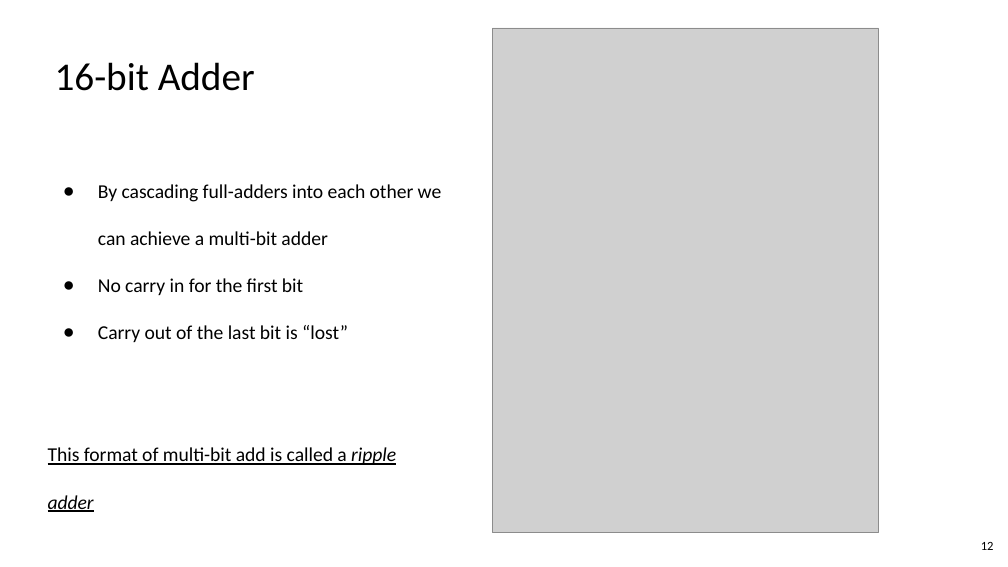
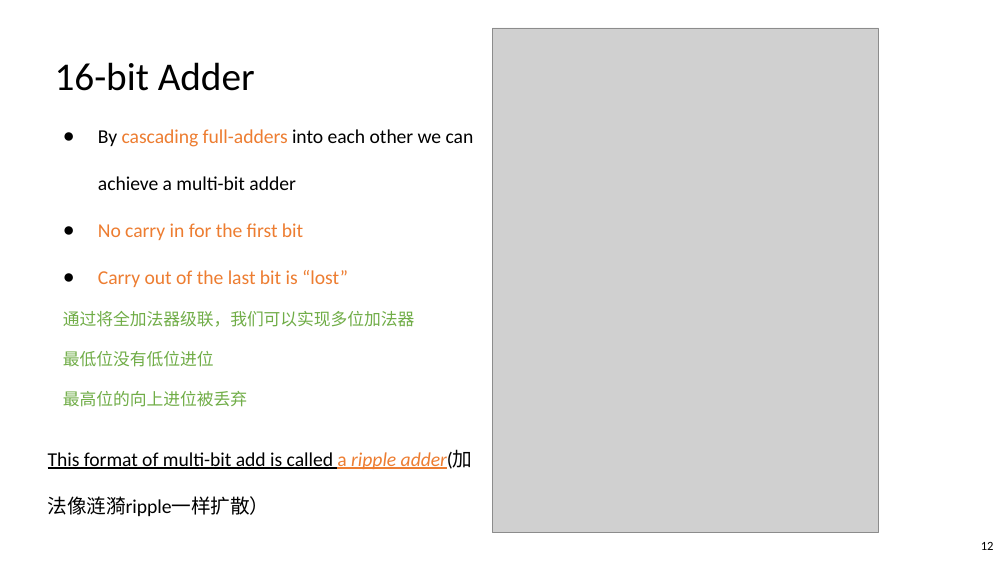
Before and after one commit to vcboy1/Leeds, a slide deck: slide 12 of 26fall/1860/Lecture/Week1.7/Lec_1.7.1_Adders_and_the_ALU.pptx. Drawn at 1008x567 pixels with LibreOffice and Linux fonts; fonts in the diff are those of the drawing; grey boxes stand for pictures. Boxes give left, top, right and bottom in pixels: in the first picture for what was removed or moved away, otherwise in the second. Text is boxed around its words. In the diff, an @@ line names an element or a change of style, - is before the commit and + after.

```diff
--- a/26fall/1860/Lecture/Week1.7/Lec_1.7.1_Adders_and_the_ALU.pptx
+++ b/26fall/1860/Lecture/Week1.7/Lec_1.7.1_Adders_and_the_ALU.pptx
@@ text "By cascading full-adders into each ...": place and size @@
-text "By cascading full-adders into each ..." at box(48, 184, 442, 512)
+text "By cascading full-adders into each ..." at box(48, 129, 474, 516)
@@ text at box(98, 129, 474, 287): text colour #000000 to #ED7D31 in "cascading full-adders", "No carry in for the first bit", "Carry out of the last bit is ..." @@
@@ text at box(48, 311, 473, 516): text changed @@
-This format of multi-bit add is called a ripple adder
+通过将全加法器级联，我们可以实现多位加法器
+最低位没有低位进位
+最高位的向上进位被丢弃
+This format of multi-bit add is called a ripple adder(加法像涟漪ripple一样扩散）
```
Also in this commit, not shown: 11 other slides changed, 30 other files.
